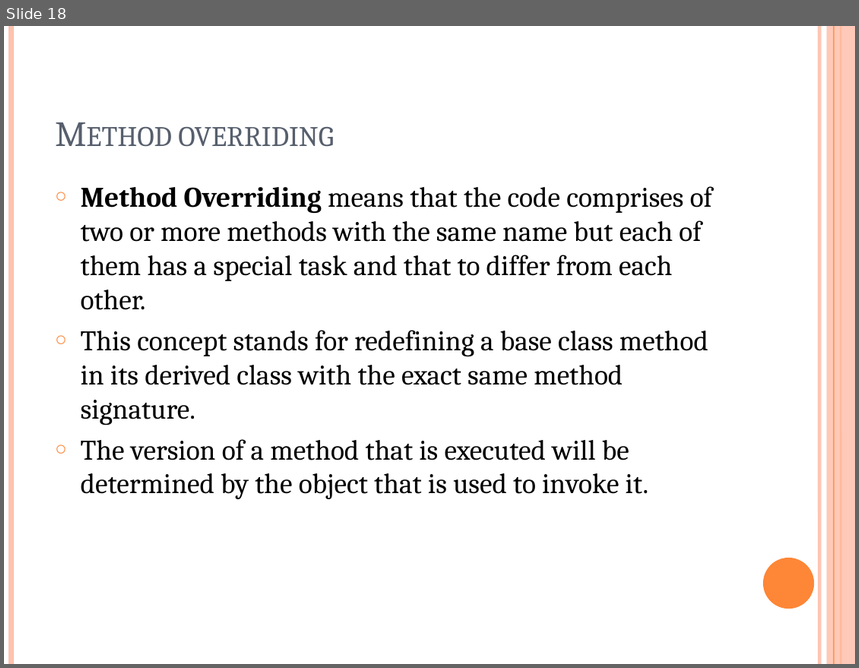
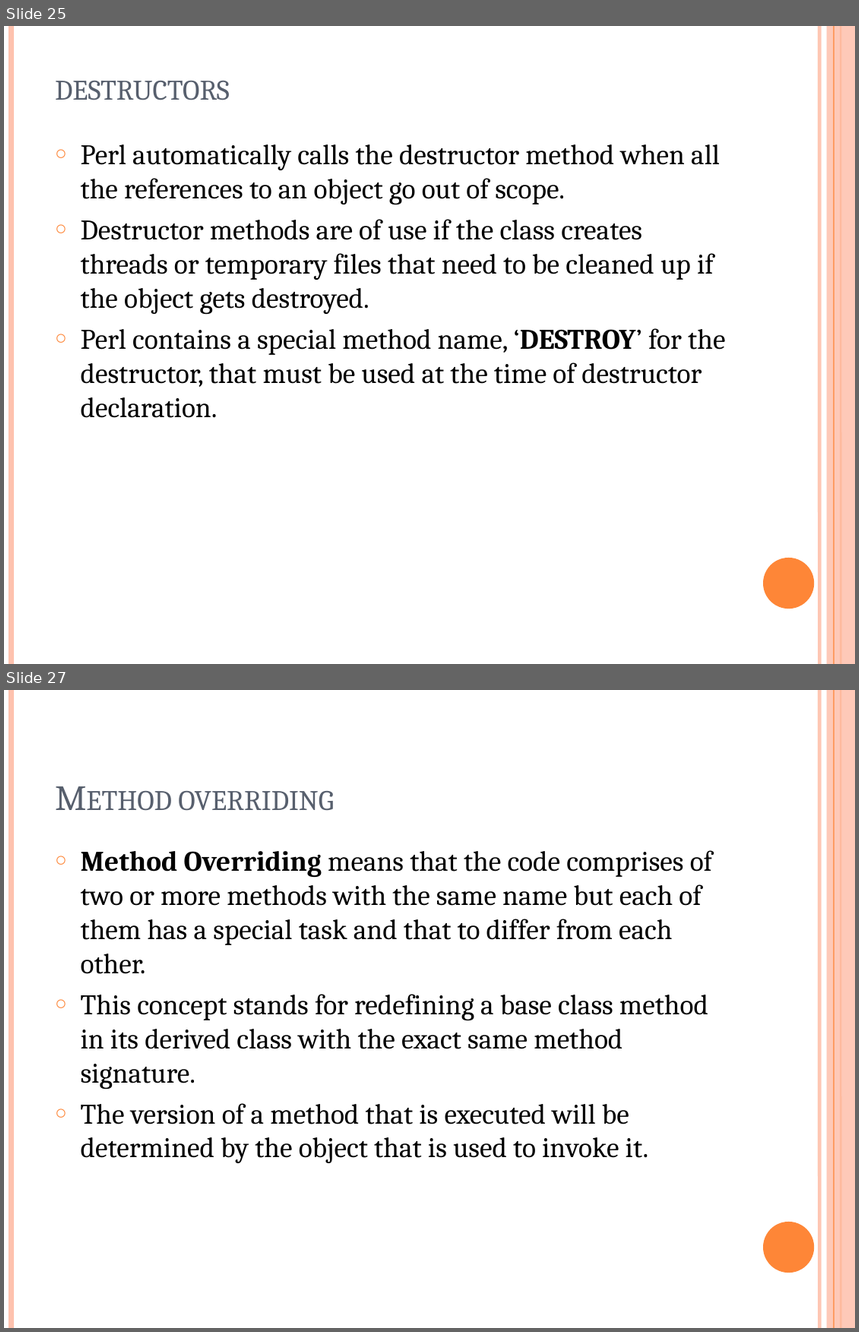
Before and after one commit to srivalli-project/BI_Team_Status, a slide deck: Santhoshi/PerlOOPs.pptx. Shown one above the other, each under a label of ours: slide 18 before the commit, slides 25 and 27 after it; the slides between them are not shown. The pictures are 859x668 and 859x1332 pixels, drawn with LibreOffice and Linux fonts; fonts in the diff are those of the drawing. Boxes give left, top, right and bottom in pixels: in the first picture for what was removed or moved away, otherwise in the second. Text is boxed around its words. In the diff, an @@ line names an element or a change of style, - is before the commit and + after.

```diff
--- a/Santhoshi/PerlOOPs.pptx
+++ b/Santhoshi/PerlOOPs.pptx
@@ slide 25 added at box(4, 26, 855, 664), background #FFFFFF; not listed: 6 template elements that a slide beside it also shows @@
@@ title added at box(55, 81, 230, 100), 30 pt, text #575F6D, small capitals @@
+destructors
@@ text added at box(81, 145, 725, 418), 24 pt, text #000000 @@
+○ Perl automatically calls the destructor method when all the references to an object go out of scope.
+○ Destructor methods are of use if the class creates threads or temporary files that need to be cleaned up if the object gets destroyed.
+○ Perl contains a special method name, ‘DESTROY’ for the destructor, that must be used at the time of destructor declaration.
@@ what was slide 18 is now slide 27 @@
```
Also in this commit, not shown: 22 other slides added, 1 slide removed, 7 other files.
